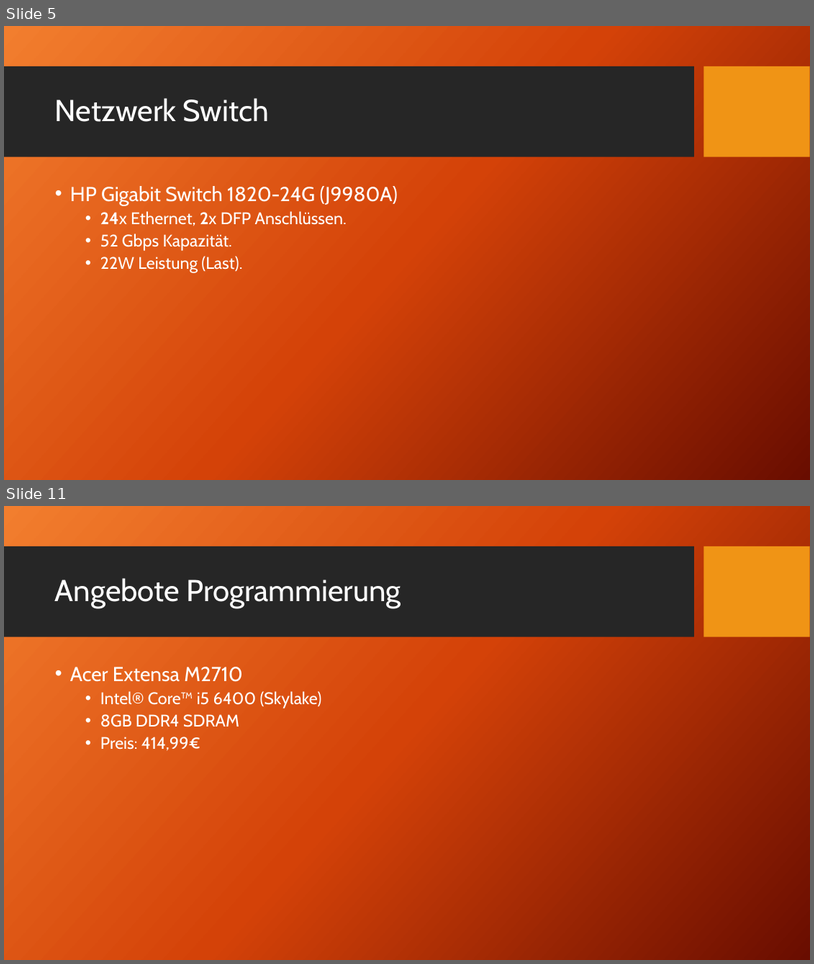
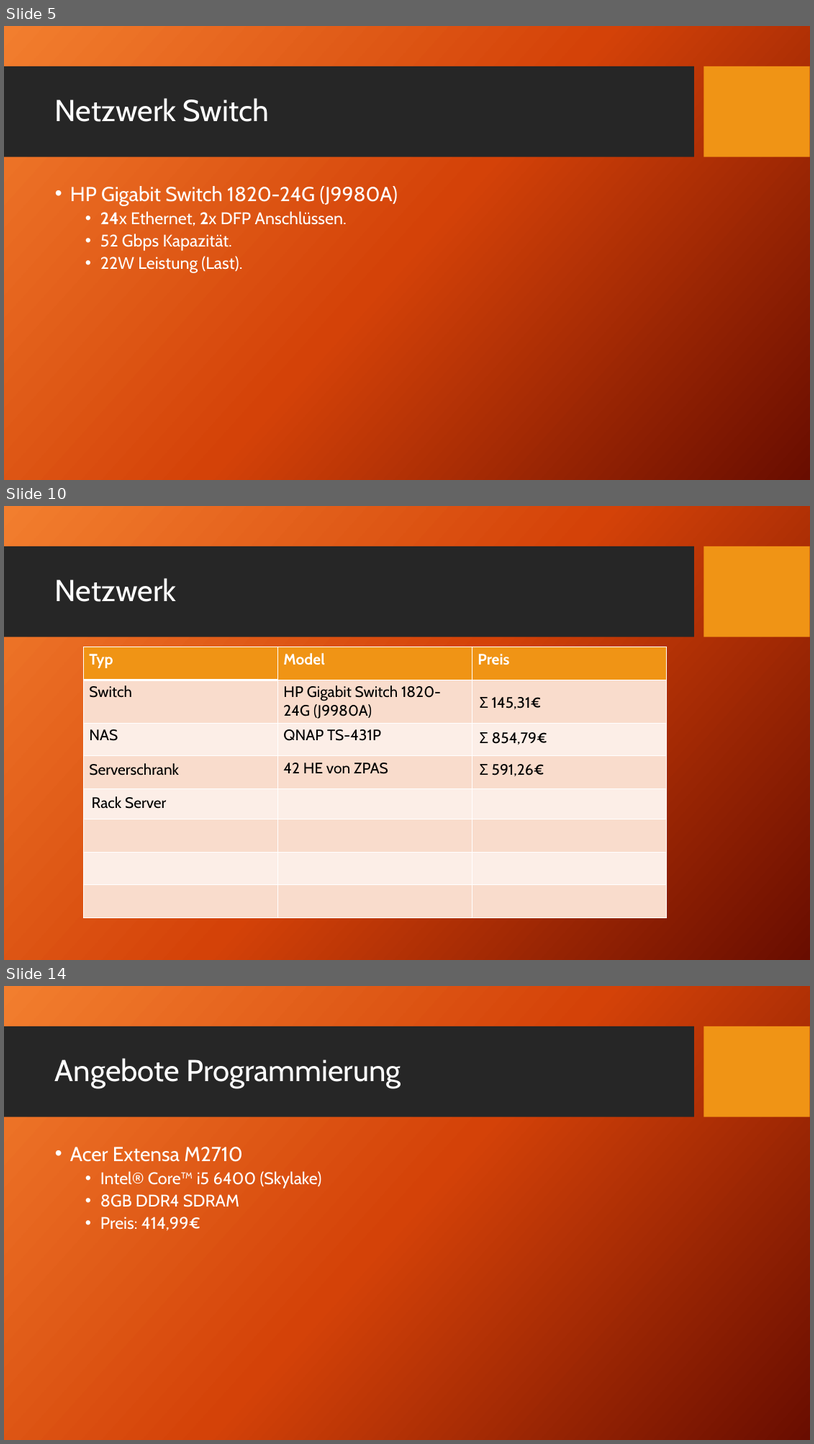
Before and after one commit to HaJaReDeluxe/mintBerryCrunchGames, a slide deck: Angebot für mintBerryCrunchGames GmbH.pptx. Shown one above the other, each under a label of ours: slides 5 and 11 before the commit, slides 5, 10 and 14 after it; the slides between them are not shown. The pictures are 814x964 and 814x1444 pixels, drawn with LibreOffice and Linux fonts; fonts in the diff are those of the drawing; background and template pictures are left out. Boxes give left, top, right and bottom in pixels: in the first picture for what was removed or moved away, otherwise in the second. Text is boxed around its words. In the diff, an @@ line names an element or a change of style, - is before the commit and + after.

```diff
--- a/Angebot für mintBerryCrunchGames GmbH.pptx
+++ b/Angebot für mintBerryCrunchGames GmbH.pptx
@@ slide 10 added at [4, 506, 810, 960], background picture (left out); not listed: 2 template elements that a slide beside it also shows @@
@@ title added at [55, 578, 177, 602], 36 pt, text #FFFFFF @@
+Netzwerk
@@ table added at [83, 647, 666, 917], 8 rows, 3 columns @@
+Typ | Model | Preis
+Switch | HP Gigabit Switch 1820-24G (J9980A) | 
+NAS | QNAP TS-431P | 
+ | 42 HE von ZPAS | 
+ |  | 
+ |  | 
+ |  | 
+ |  | 
@@ text added at [480, 697, 542, 709], 18 pt, text #000000 @@
+Σ 145,31€
@@ text added at [480, 732, 548, 744], 18 pt, text #000000 @@
+Σ 854,79€
@@ text added at [89, 763, 179, 775], 18 pt, text #000000 @@
+Serverschrank
@@ text added at [480, 764, 545, 776], 18 pt, text #000000 @@
+Σ 591,26€
@@ text added at [92, 796, 166, 808], 18 pt, text #000000 @@
+Rack Server
@@ what was slide 11 is now slide 14 @@
```
Also in this commit, not shown: 5 slides changed, 3 other slides added, 1 slide removed, 2 other files.
